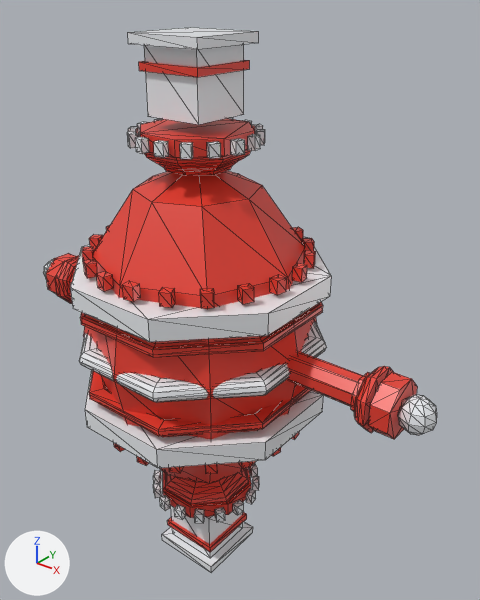
The glTF model models/queen-ornate.glb as it was, and as the next commit left it.
The view is the same before and after, from a camera (50 mm lens) standing at (0.68, -0.746, 0.544) and looking at (0.037, 0.058, 0.046). Arrows for +X, +Y and +Z are at lower left; the lights stay in place. The older version comes first. Mesh edges are drawn as thin lines. Vertices at exactly the same position are counted once.

Objects in the first picture: 'queen-ornate'.
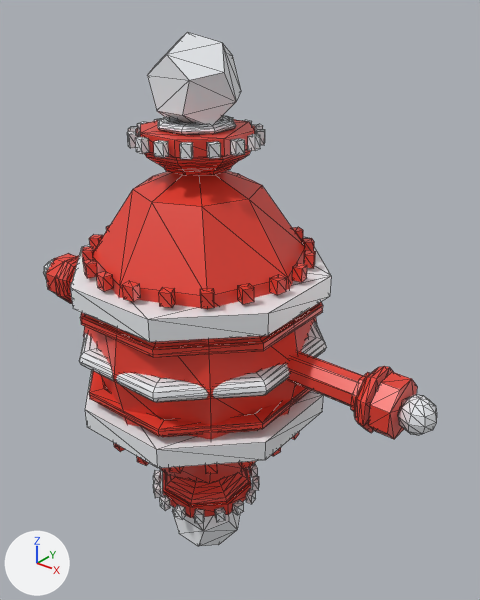
Edits to the bpy script that builds the scene:
```text
Change me_queen_ornate:
    used by ob_queen_ornate; location = (0.0, 0.0, 0.0)
    remove me_queen_ornate.from_pydata(...)  # 1350 vertices, 2348 faces; spans x -0.424..0.424, y -0.2..0.2, z -0.475..0.475
    add me_queen_ornate.from_pydata(...)  # 1486 vertices, 2636 faces; spans x -0.424..0.424, y -0.2..0.2, z -0.475..0.475
    me_queen_ornate part 1: the loose piece of 8 vertices spanning x -0.05..0.05, y -0.05..0.05, z -0.46..-0.36 is rebuilt with 20 vertices and now spans x -0.066..0.066, y -0.056..0.056, z -0.475..-0.337
    me_queen_ornate part 2: the loose piece of 8 vertices spanning x -0.05..0.05, y -0.05..0.05, z 0.36..0.46 is rebuilt with 20 vertices and now spans x -0.066..0.066, y -0.056..0.056, z 0.337..0.475
    me_queen_ornate part 3: a new loose piece of 72 vertices spanning x -0.057..0.057, y -0.057..0.057, z 0.341..0.355, in mat_trim (white #edf0f3)
    me_queen_ornate part 4: the loose piece of 8 vertices spanning x -0.065..0.065, y -0.065..0.065, z 0.46..0.475 is deleted
    me_queen_ornate part 5: the loose piece of 8 vertices spanning x -0.065..0.065, y -0.065..0.065, z -0.475..-0.46 is deleted
    me_queen_ornate part 6
    8 vertices are removed from x -0.056..0.056, y -0.056..0.056, z -0.436..-0.424
    24 faces are deleted
    12 new faces join them, mat_body (red #e73f30)
    me_queen_ornate part 7
    8 vertices are removed from x -0.056..0.056, y -0.056..0.056, z 0.424..0.436
    12 faces are deleted
    other edits to the shape of me_queen_ornate do not show in these pictures
```

Changed parts and their boxes [x1, y1, x2, y2] in the pictures (480 x 600 px):
'queen-ornate', reshaped: before [43, 27, 437, 572]; after [43, 32, 437, 546]
part 1 of me_queen_ornate, rebuilt (26% shorter): before [171, 506, 243, 558]; after [172, 508, 240, 546]
part 2 of me_queen_ornate, rebuilt (13% taller): before [144, 44, 244, 125]; after [147, 32, 241, 124]
part 3 of me_queen_ornate, added: after [158, 116, 236, 135]
part 4 of me_queen_ornate, deleted: before [128, 27, 259, 49]
part 5 of me_queen_ornate, deleted: before [162, 522, 253, 572]
part 6 of me_queen_ornate, reshaped: before [163, 468, 251, 552]; after [163, 468, 251, 507]
part 7 of me_queen_ornate, deleted (red): before [139, 60, 250, 77]
